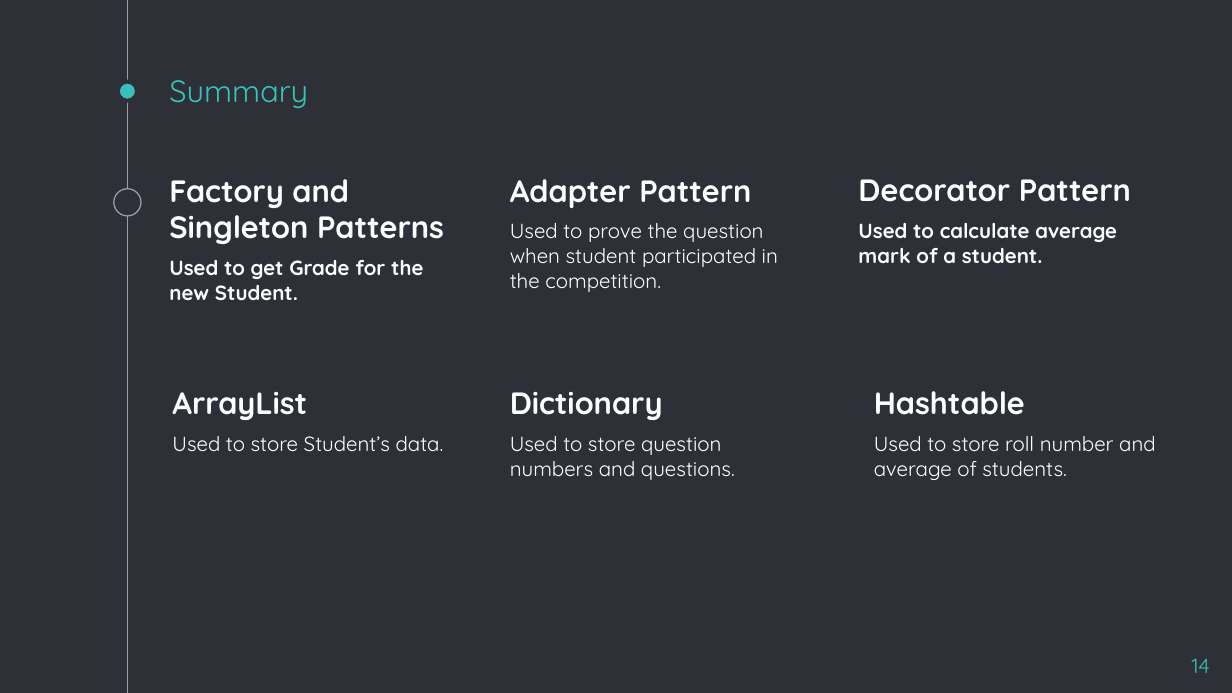
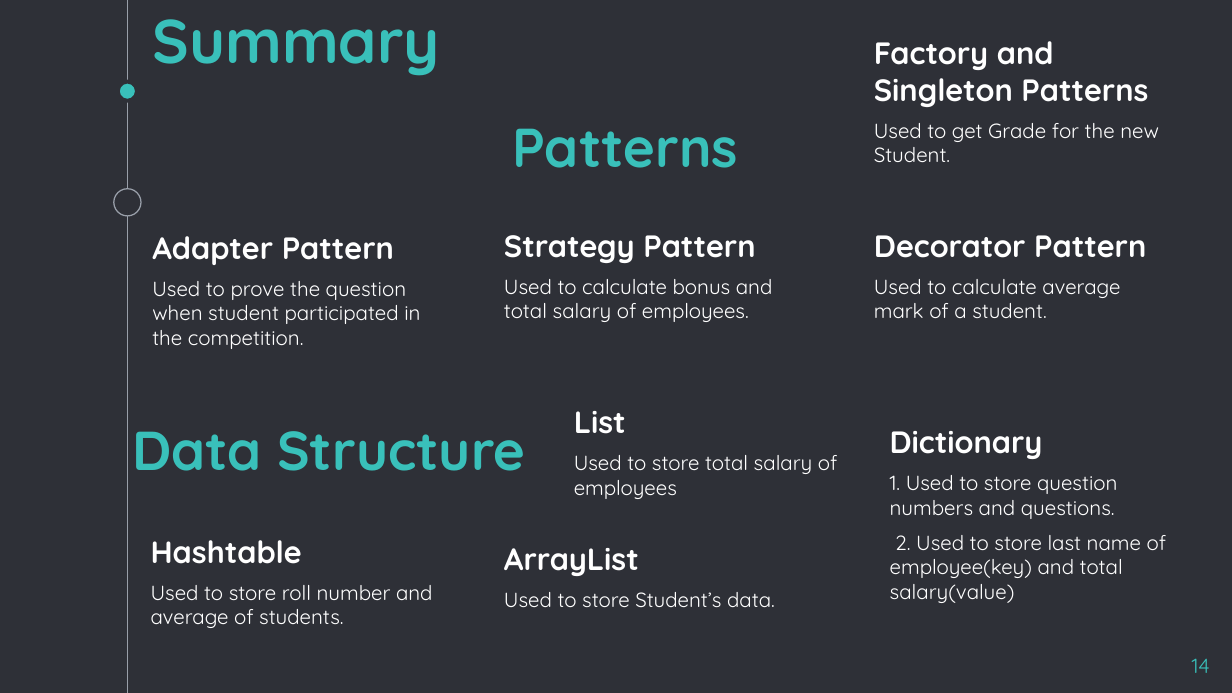
Before and after one commit to light-34/DynamicCodeDevelopers, a slide deck: slide 14 of ProjectDataStrc.pptx. Drawn at 1232x693 pixels with LibreOffice and Linux fonts; fonts in the diff are those of the drawing. Boxes give left, top, right and bottom in pixels: in the first picture for what was removed or moved away, otherwise in the second. Text is boxed around its words. In the diff, an @@ line names an element or a change of style, - is before the commit and + after.

```diff
--- a/ProjectDataStrc.pptx
+++ b/ProjectDataStrc.pptx
@@ title "Summary" moved from (x1=169, y1=80, x2=308, y2=108) to (x1=152, y1=19, x2=440, y2=76) @@
@@ title "Summary" at (x1=152, y1=19, x2=440, y2=76): size 18 to 36 pt, bold on @@
@@ text "Factory and Singleton Patterns" moved from (x1=169, y1=179, x2=444, y2=300) to (x1=874, y1=41, x2=1159, y2=162) @@
@@ text added at (x1=512, y1=128, x2=738, y2=168), 32 pt, text #39C0BA, bold @@
+Patterns
@@ text at (x1=874, y1=123, x2=1159, y2=162): bold off in "Used to get Grade for the new ..." @@
@@ text "Adapter Pattern" moved from (x1=510, y1=179, x2=778, y2=292) to (x1=152, y1=236, x2=420, y2=349) @@
@@ text added at (x1=504, y1=235, x2=773, y2=322), 12 pt, text #FFFFFF @@
+Strategy Pattern
+Used to calculate bonus and total salary of employees.
@@ text "Decorator Pattern" moved from (x1=858, y1=179, x2=1131, y2=263) to (x1=874, y1=235, x2=1146, y2=318) @@
@@ text at (x1=874, y1=279, x2=1120, y2=318): bold off in "Used to calculate average mark of a ..." @@
@@ text removed at (x1=510, y1=392, x2=735, y2=480) @@
-Dictionary
-Used to store question numbers and questions.
@@ text added at (x1=574, y1=411, x2=837, y2=499), 12 pt, text #FFFFFF @@
+List
+Used to store total salary of employees
@@ text added at (x1=132, y1=431, x2=525, y2=471), 32 pt, text #39C0BA, bold @@
+Data Structure
@@ text added at (x1=890, y1=431, x2=1166, y2=603), 12 pt, text #FFFFFF @@
+Dictionary
+1. Used to store question numbers and questions.
+2. Used to store last name of employee(key) and total salary(value)
@@ text "Hashtable" moved from (x1=874, y1=391, x2=1156, y2=480) to (x1=151, y1=540, x2=433, y2=628) @@
@@ text "ArrayList" moved from (x1=172, y1=392, x2=444, y2=451) to (x1=504, y1=548, x2=775, y2=607) @@
```
Also in this commit, not shown: 5 other slides changed, 2 slides added, 2 slides removed.
